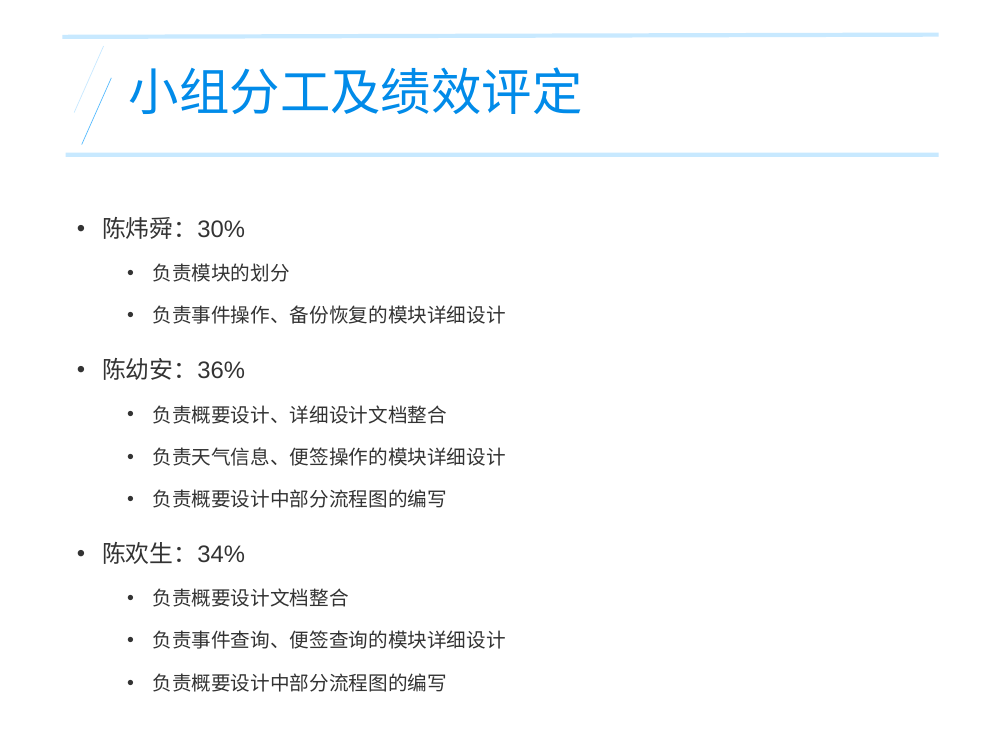
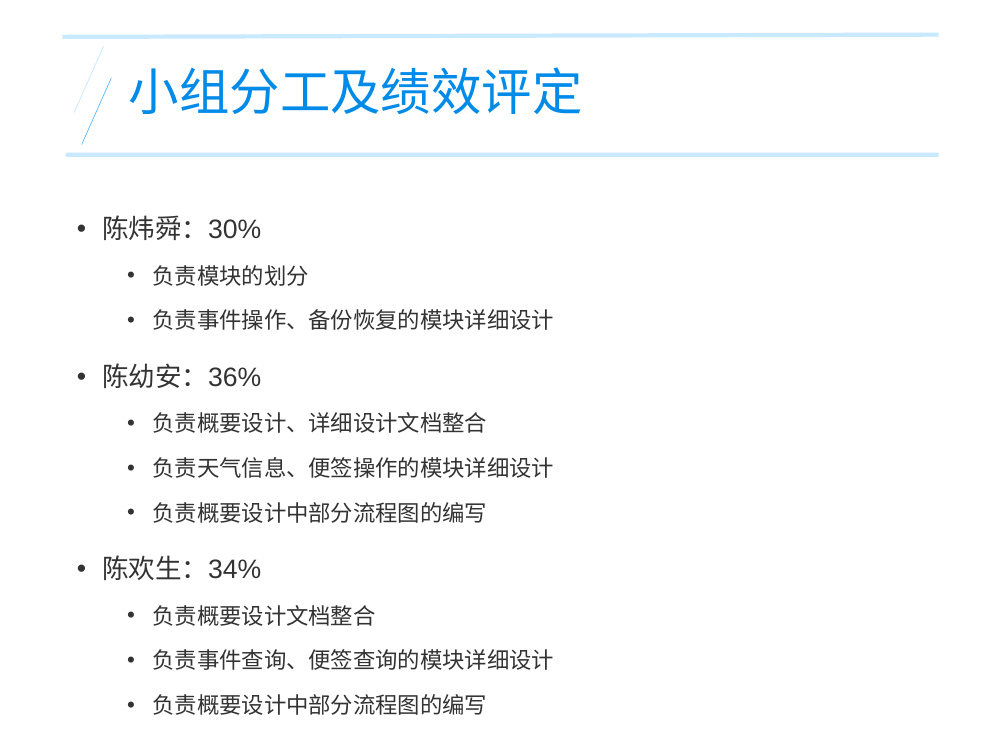
Before and after one commit to SE-2017-G4/SE-2017, a slide deck: slide 3 of Document/SE2017-G4 详细设计说明书PPT.ppt. Drawn at 1008x756 pixels with LibreOffice and Linux fonts; fonts in the diff are those of the drawing. Boxes give left, top, right and bottom in pixels: in the first picture for what was removed or moved away, otherwise in the second. Text is boxed around its words. In the diff, an @@ line names an element or a change of style, - is before the commit and + after.

Commit message:
修改详细设计PPT

```diff
--- a/Document/SE2017-G4 详细设计说明书PPT.ppt
+++ b/Document/SE2017-G4 详细设计说明书PPT.ppt
@@ text "陈炜舜：30%" at [102, 215, 554, 715]: size 17 to 19 pt in "陈炜舜：30%", "陈幼安：36%", "陈欢生：34%"; size 14 to 16 pt in "负责模块的划分", "负责事件操作、备份恢复的模块详细设计", "负责概要设计、详细设计文档整合", "负责天气信息、便签操作的模块详细设计" and 4 more places; line spacing 1.5 to 1.4 @@
```
Also in this commit, not shown: 1 other slide changed.
